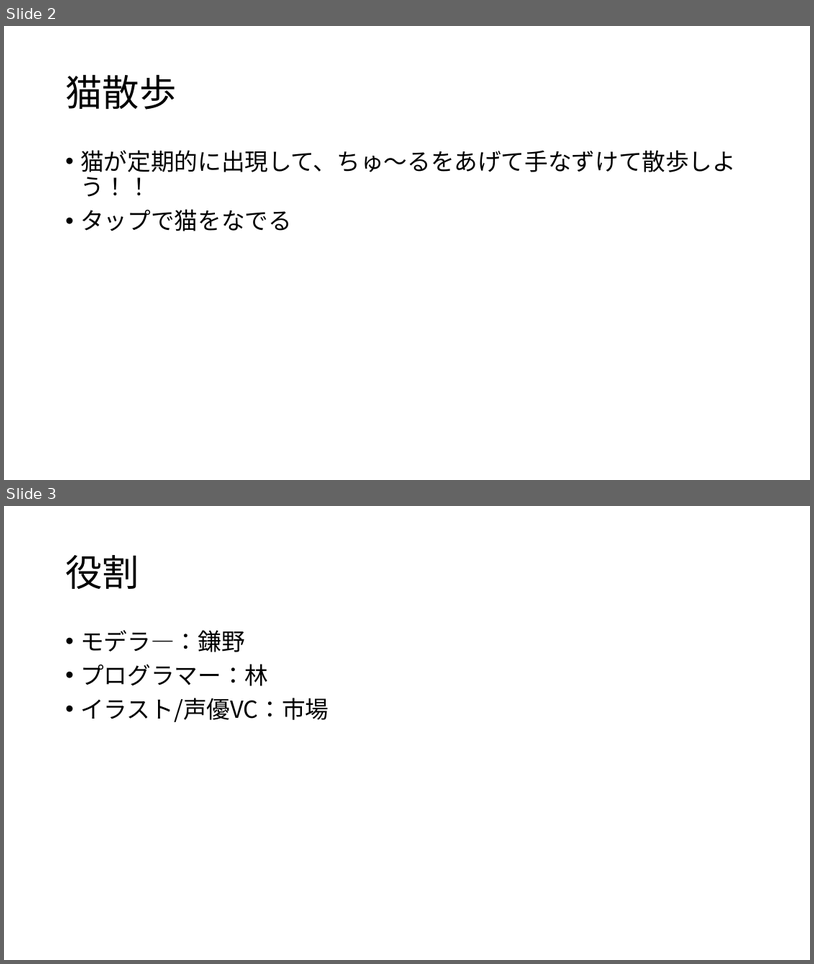
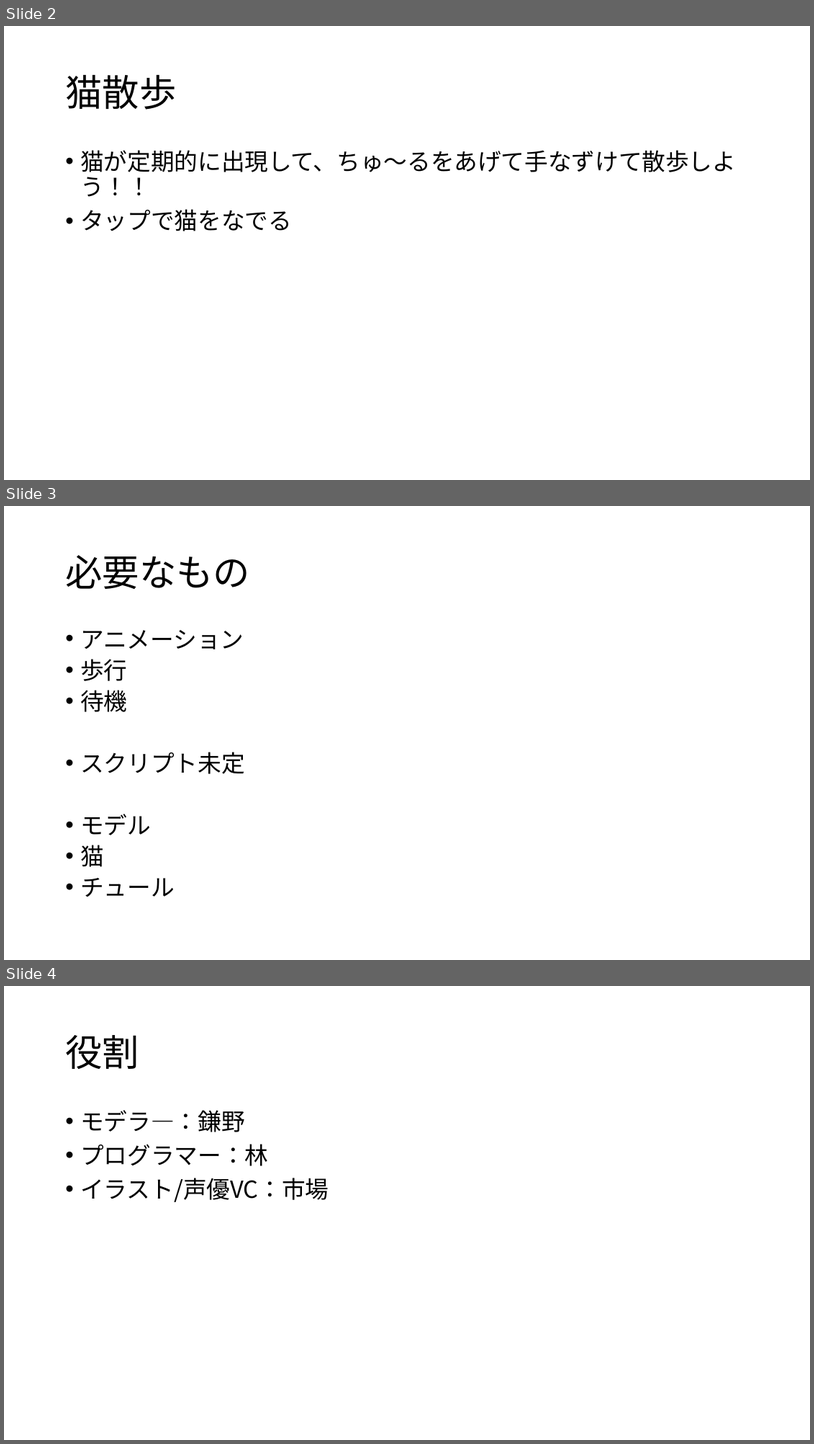
Before and after one commit to chogeru/ARCat, a slide deck: 猫と僕たち.pptx. Shown one above the other, each under a label of ours: slides 2 and 3 before the commit, slides 2, 3 and 4 after it. The pictures are 814x964 and 814x1444 pixels, drawn with LibreOffice and Linux fonts; fonts in the diff are those of the drawing. Boxes give left, top, right and bottom in pixels: in the first picture for what was removed or moved away, otherwise in the second. Text is boxed around its words. In the diff, an @@ line names an element or a change of style, - is before the commit and + after.

```diff
--- a/猫と僕たち.pptx
+++ b/猫と僕たち.pptx
@@ slide 3 added at [4, 506, 810, 960], background #FFFFFF @@
@@ title added at [65, 555, 250, 589], 44 pt, text #000000 @@
+必要なもの
@@ text added at [80, 630, 244, 896], 28 pt, text #000000 @@
+• アニメーション
+• 歩行
+• 待機
+• スクリプト未定
+• モデル
+• 猫
+• チュール
@@ what was slide 3 is now slide 4 @@
```
Also in this commit, not shown: 18 other files.
